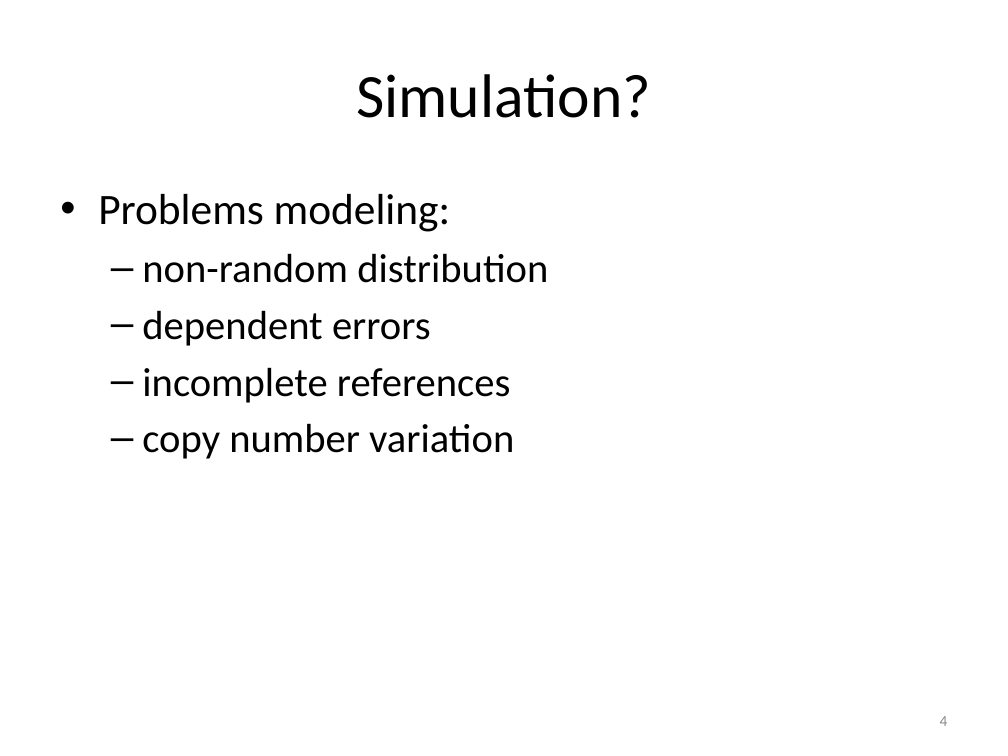
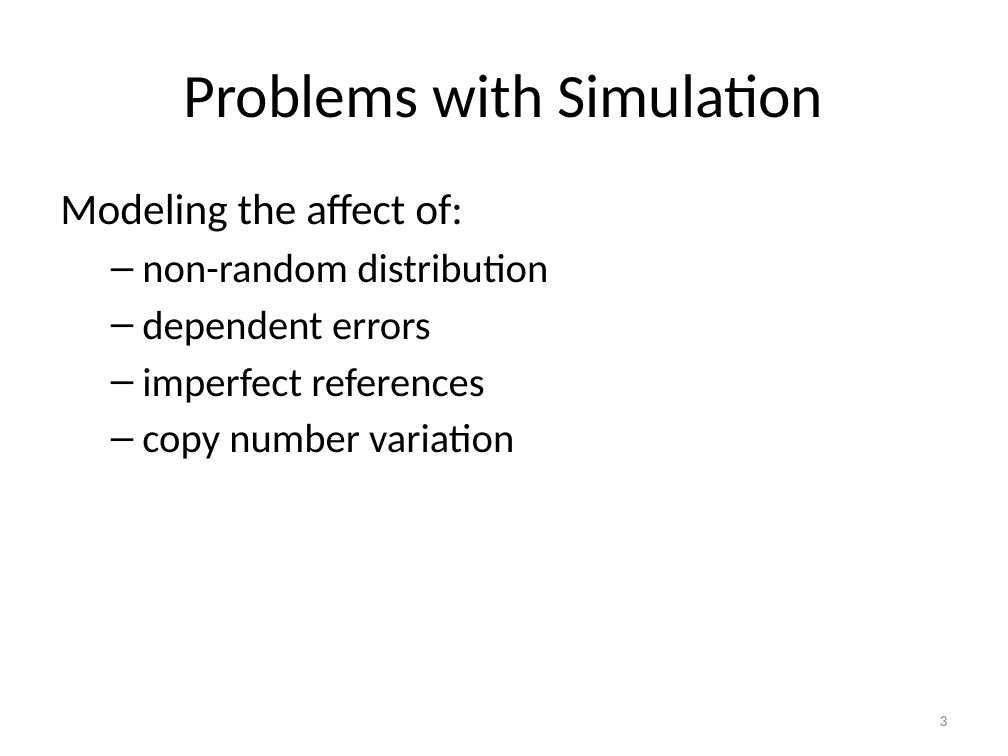
Before and after one commit to tsibley/Artifacts-in-NGS-variant-calling, a slide deck: slide 3 of Journal-Club-2015-01-20.pptx (slide 4 before the commit). Drawn at 1008x756 pixels with LibreOffice and Linux fonts; fonts in the diff are those of the drawing. Boxes give left, top, right and bottom in pixels: in the first picture for what was removed or moved away, otherwise in the second. Text is boxed around its words. In the diff, an @@ line names an element or a change of style, - is before the commit and + after.

```diff
--- a/Journal-Club-2015-01-20.pptx
+++ b/Journal-Club-2015-01-20.pptx
@@ title at bbox=[183, 74, 823, 118]: text changed @@
-Simulation?
+Problems with Simulation
@@ text at bbox=[60, 194, 463, 232]: text changed @@
-• Problems modeling:
+Modeling the affect of:
@@ text at bbox=[142, 368, 485, 403]: text changed @@
-  – incomplete references
+  – imperfect references
@@ page number at bbox=[940, 716, 948, 726]: text changed @@
-4
+3
```
Also in this commit, not shown: 2 other slides changed, 9 slides added, 1 slide removed.
